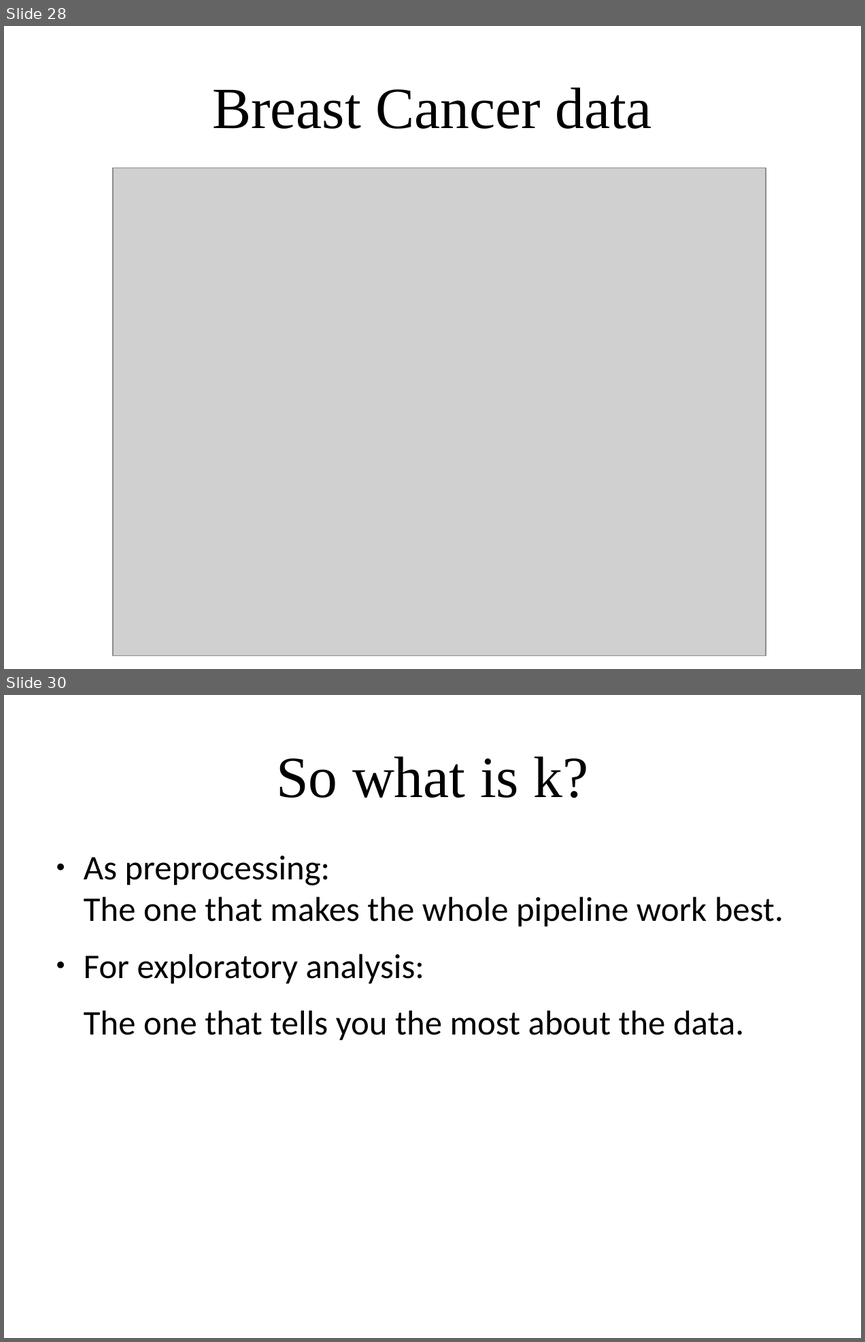
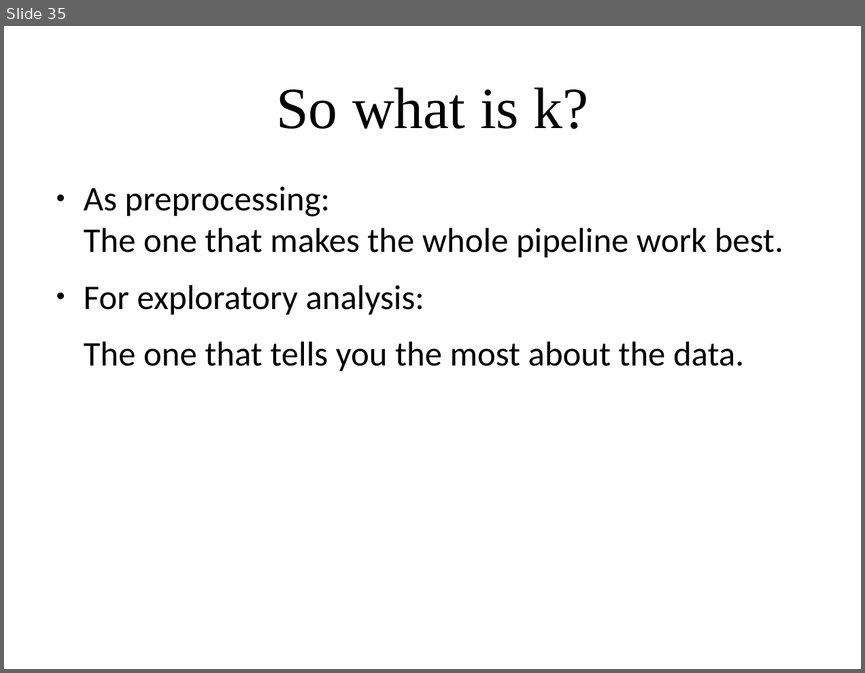
Before and after one commit to amueller/applied_ml_spring_2017, a slide deck: slides/aml-17-032717.odp. Shown one above the other, each under a label of ours: slides 28 and 30 before the commit, slide 35 after it; the slides between them are not shown. The pictures are 865x1342 and 865x673 pixels, drawn with LibreOffice and Linux fonts; fonts in the diff are those of the drawing; grey boxes stand for pictures. Boxes give left, top, right and bottom in pixels: in the first picture for what was removed or moved away, otherwise in the second. Text is boxed around its words. In the diff, an @@ line names an element or a change of style, - is before the commit and + after.

```diff
--- a/slides/aml-17-032717.odp
+++ b/slides/aml-17-032717.odp
@@ slide 28 removed at (4,26,861,669), background #FFFFFF @@
@@ title removed at (212,87,652,129) @@
-Breast Cancer data
@@ picture removed at (113,167,766,656) @@
@@ what was slide 30 is now slide 35 @@
```
Also in this commit, not shown: 1 slide changed, 6 slides added, 1 other file.
